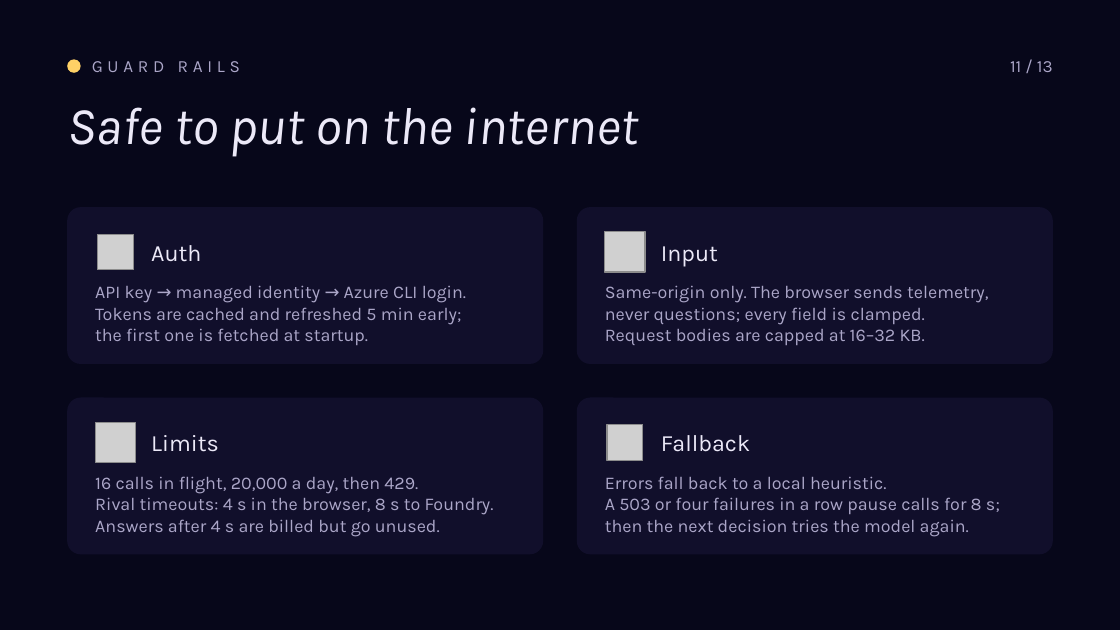
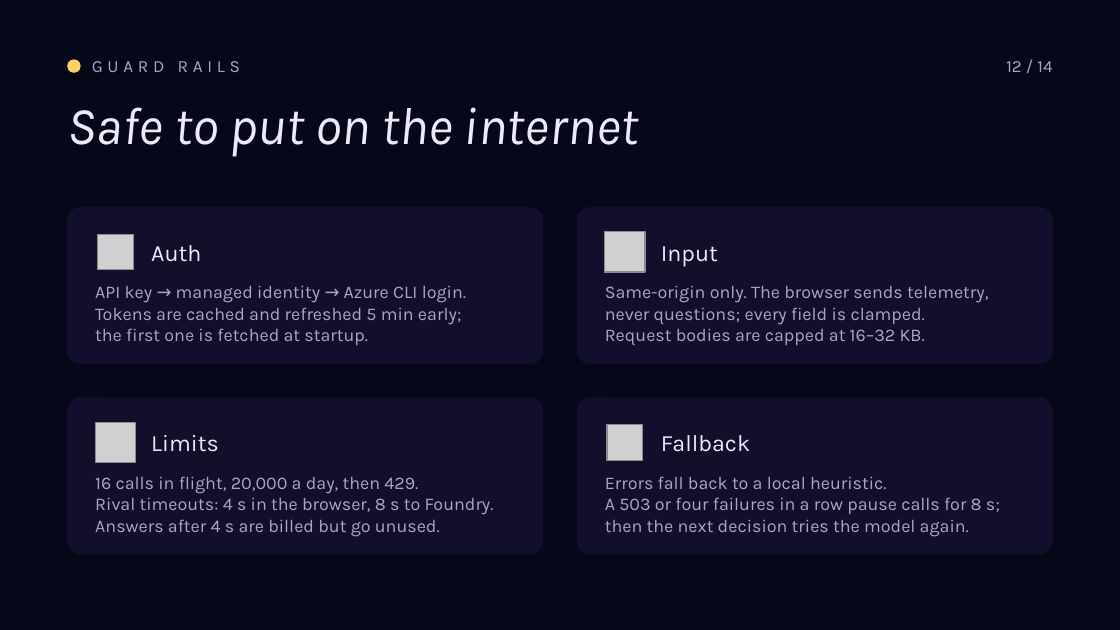
Before and after one commit to roryp/racing, a slide deck: slide 14 of docs/luna-gp-deck.pptx (slide 13 before the commit). Drawn at 1120x630 pixels with LibreOffice and Linux fonts; fonts in the diff are those of the drawing; grey boxes stand for pictures. Boxes give left, top, right and bottom in pixels: in the first picture for what was removed or moved away, otherwise in the second. Text is boxed around its words. In the diff, an @@ line names an element or a change of style, - is before the commit and + after.

```diff
--- a/docs/luna-gp-deck.pptx
+++ b/docs/luna-gp-deck.pptx
@@ text at <box>1006,61,1052,72</box>: text changed @@
-11 / 13
+12 / 14
```
Also in this commit, not shown: 10 other slides changed, 1 slide added.
